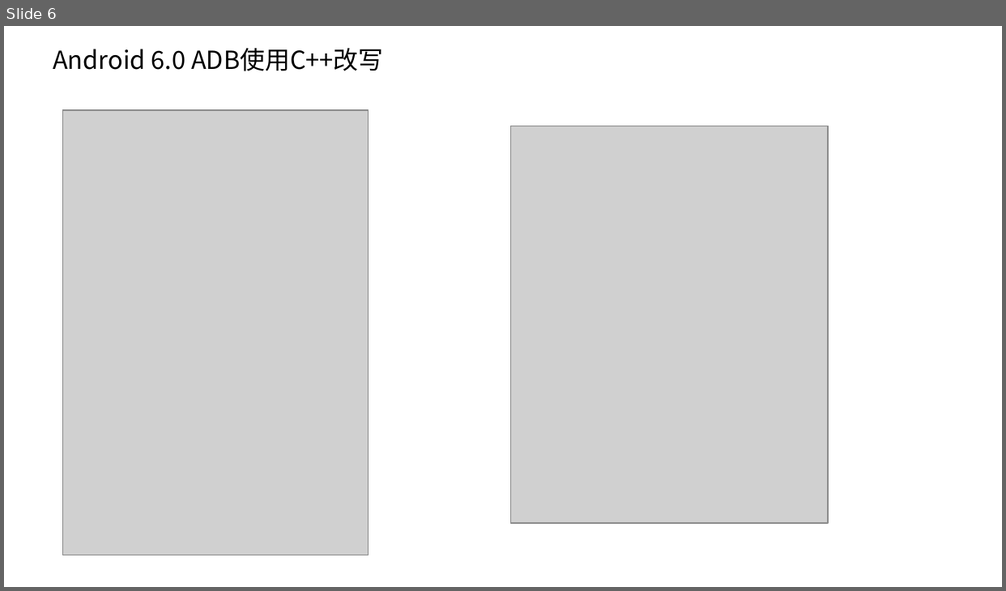
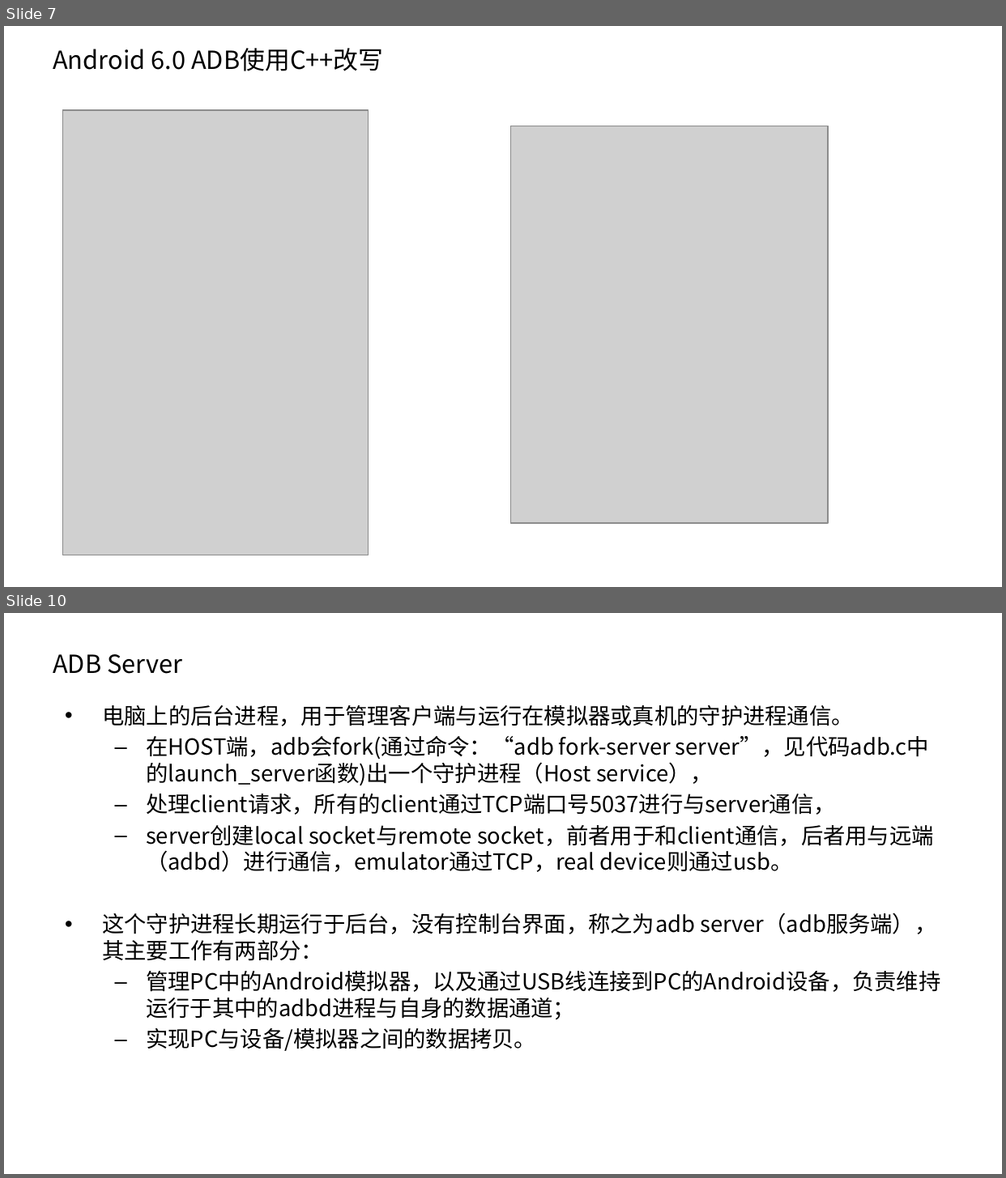
Before and after one commit to phybio/adb, a slide deck: adb.pptx. Shown one above the other, each under a label of ours: slide 6 before the commit, slides 7 and 10 after it; the slides between them are not shown. The pictures are 1006x591 and 1006x1178 pixels, drawn with LibreOffice and Linux fonts; fonts in the diff are those of the drawing; grey boxes stand for pictures; background and template pictures are left out. Boxes give left, top, right and bottom in pixels: in the first picture for what was removed or moved away, otherwise in the second. Text is boxed around its words. In the diff, an @@ line names an element or a change of style, - is before the commit and + after.

```diff
--- a/adb.pptx
+++ b/adb.pptx
@@ slide 10 added at bbox=[4, 613, 1002, 1174], background picture (left out) @@
@@ title added at bbox=[53, 654, 182, 674], 18 pt, text #000000 @@
+ADB Server
@@ text added at bbox=[102, 705, 940, 1051], 16 pt, text #000000 @@
+• 电脑上的后台进程，用于管理客户端与运行在模拟器或真机的守护进程通信。
+  – 在HOST端，adb会fork(通过命令：“adb fork-server server”，见代码adb.c中的launch_server函数)出一个守护进程（Host service），
+  – 处理client请求，所有的client通过TCP端口号5037进行与server通信，
+  – server创建local socket与remote socket，前者用于和client通信，后者用与远端（adbd）进行通信，emulator通过TCP，real device则通过usb。
+• 这个守护进程长期运行于后台，没有控制台界面，称之为adb server（adb服务端），其主要工作有两部分：
+  – 管理PC中的Android模拟器，以及通过USB线连接到PC的Android设备，负责维持运行于其中的adbd进程与自身的数据通道；
+  – 实现PC与设备/模拟器之间的数据拷贝。
@@ what was slide 6 is now slide 7 @@
```
Also in this commit, not shown: 3 slides changed, 13 other slides added, 4 slides removed.
